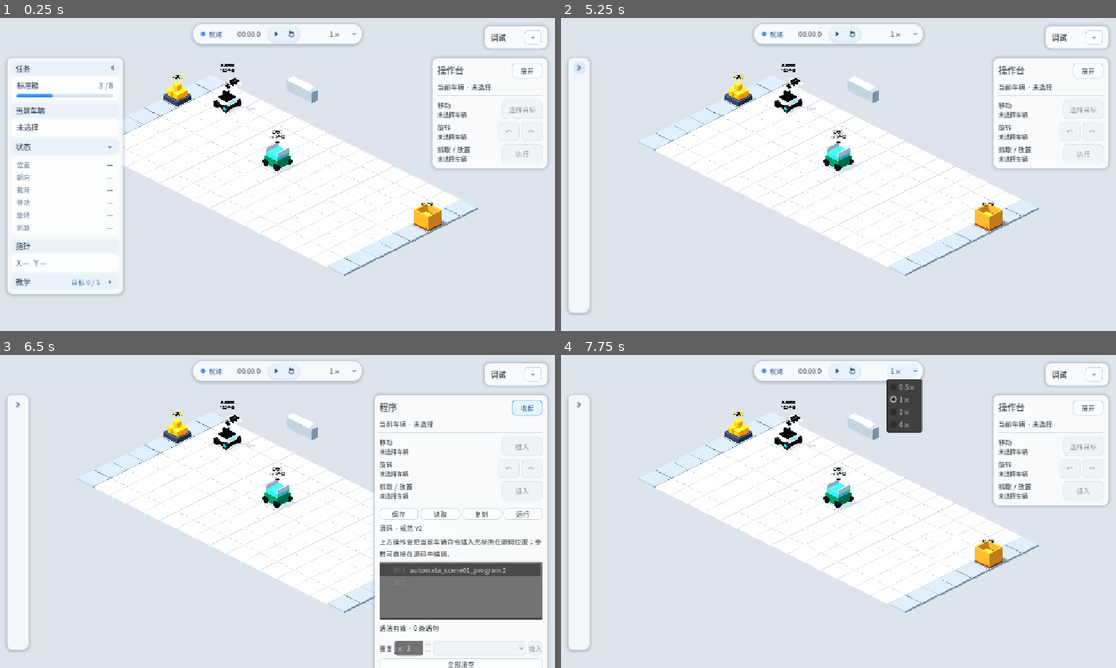
Above: before the commit, frames 1-4 (two rows, left to right).
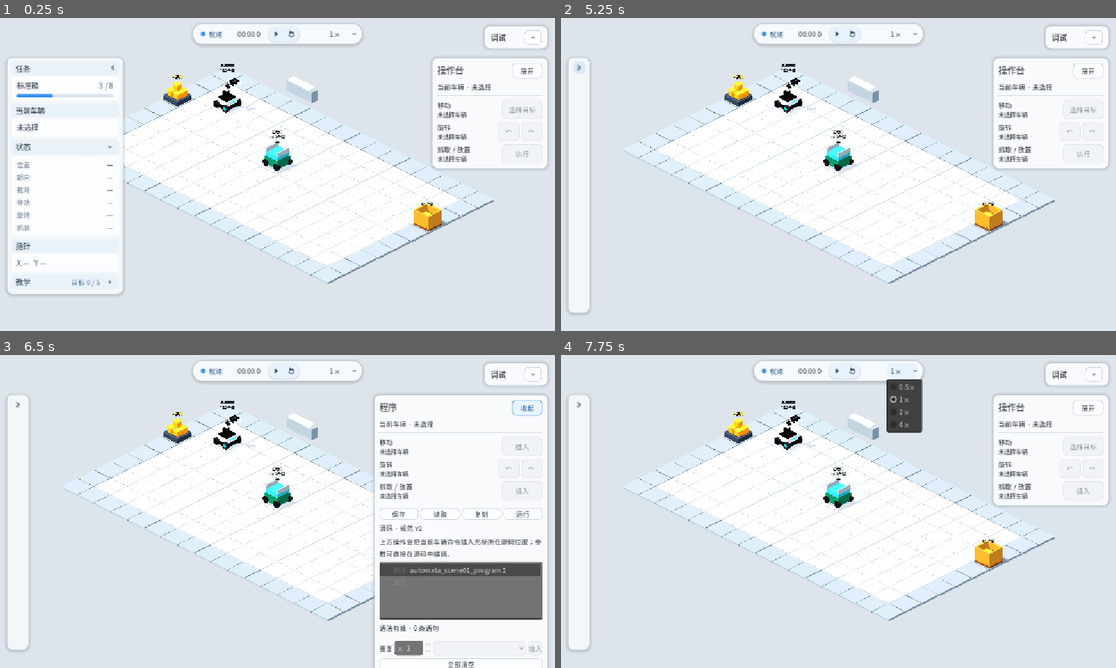
Above: after the commit, the same moments.

Repository: Ri0n72Y/automata
Game: Godot game, scene res://scenes/scene_01/scene_01_basic_packing.tscn
The game is run twice, just before and just after one commit, with the same random seed, the same clock (stepped at 60 frames per second) and the same inputs.
Inputs (mouse positions are in pixels of both pictures, inside the frame that each line leads up to):
- Up to frame 1 (0.25 s): no input
- Up to frame 2 (5.25 s): click (672, 146) at 0.5 s; click (672, 199) at 1.27 s; click "下一步" at 2 s; click "上一步" at 2.75 s; click "跳过教学" at 3.5 s; click "打开教学" at 4.25 s; click (672, 68) at 5 s
- Up to frame 3 (6.5 s): click "展开" at 5.75 s
- Up to frame 4 (7.75 s): click "收起" at 6.5 s; click "1×" at 7.25 s

The runs differ from the first frame. In frame 1, 0.5% of the frame differs, in the area x 22-89%, y 18-85%; in frame 2, 0.5%, in the area x 13-89%, y 18-85%; in frame 3, 0.5%; in frame 4, 0.5%.

Commit message:
fix(scene-01): declare boundary material resource

Diff:
--- a/scenes/scene_01/components/grid_row_boundary_16_static.tscn
+++ b/scenes/scene_01/components/grid_row_boundary_16_static.tscn
@@ -1,11 +1,7 @@
 [gd_scene load_steps=3 format=3]
 
 [ext_resource type="PackedScene" path="res://scenes/scene_01/components/grid_tile_static.tscn" id="1_tile"]
-
-[sub_resource type="StandardMaterial3D" id="BoundaryMaterial"]
-albedo_color = Color(0.07, 0.09, 0.13, 1)
-metallic = 0.15
-roughness = 0.72
+[ext_resource type="Material" path="res://scenes/scene_01/materials/neutral_obstacle.tres" id="2_boundary"]
 
 [node name="BoundaryRow" type="Node3D"]
 
